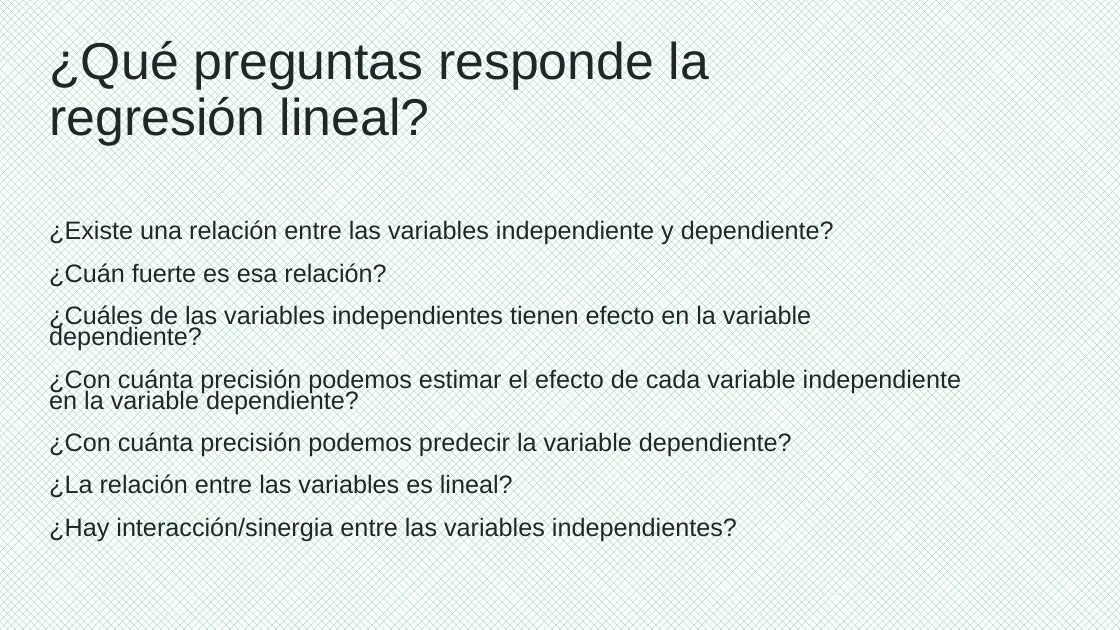
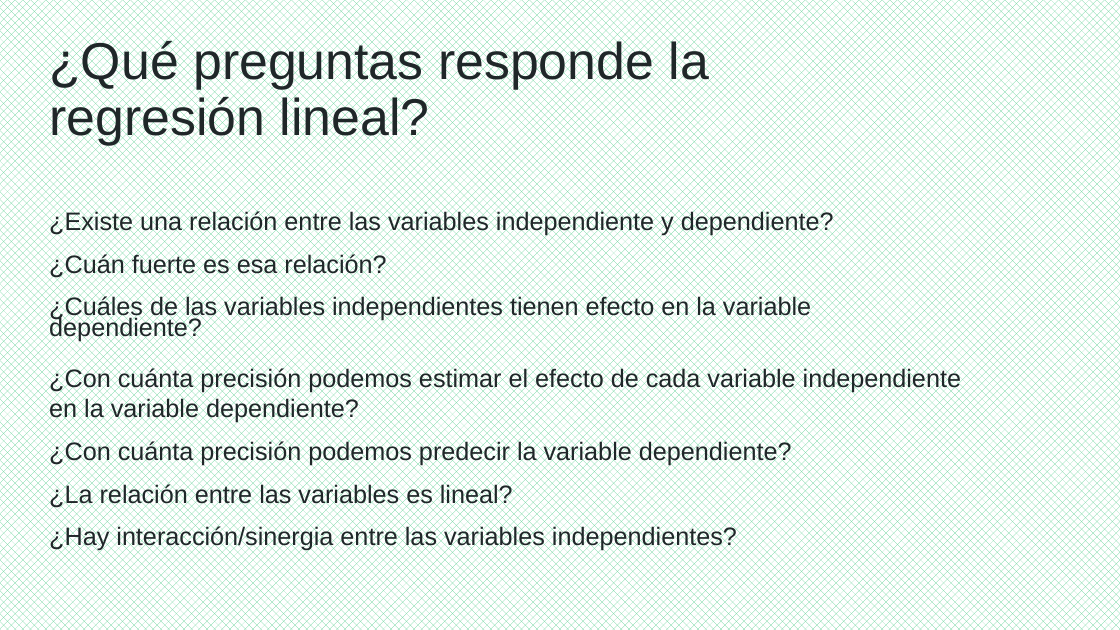
Before and after one commit to DCSCyHD/2023_modulo_3, a slide deck: slide 13 of clase2/teorica_2.pptx. Drawn at 1120x630 pixels with LibreOffice and Linux fonts; fonts in the diff are those of the drawing. Boxes give left, top, right and bottom in pixels: in the first picture for what was removed or moved away, otherwise in the second. Text is boxed around its words. In the diff, an @@ line names an element or a change of style, - is before the commit and + after.

```diff
--- a/clase2/teorica_2.pptx
+++ b/clase2/teorica_2.pptx
@@ text at bbox=[49, 367, 961, 423]: line spacing 0.7 to 1 @@
```
Also in this commit, not shown: 2 other slides changed.
